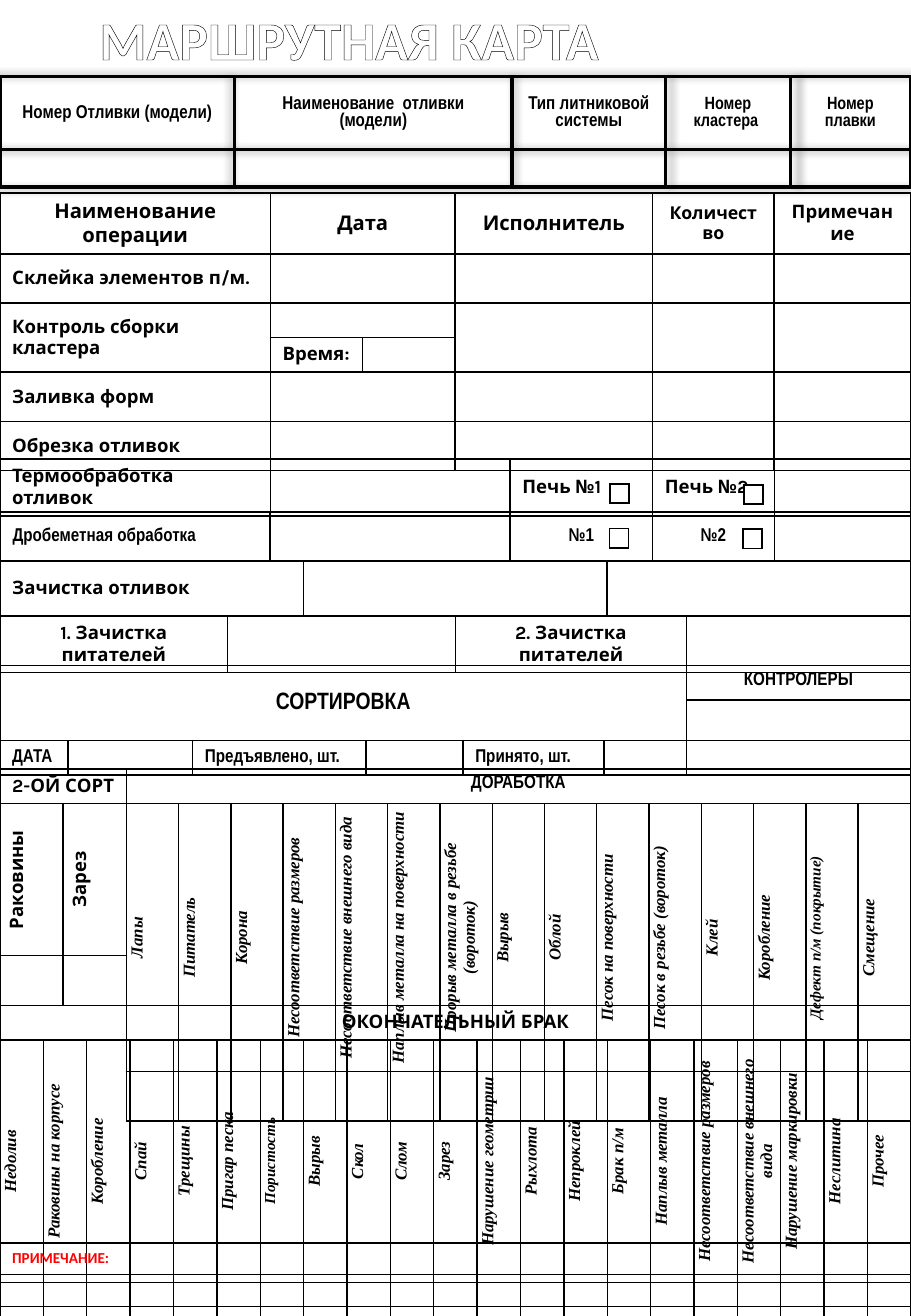
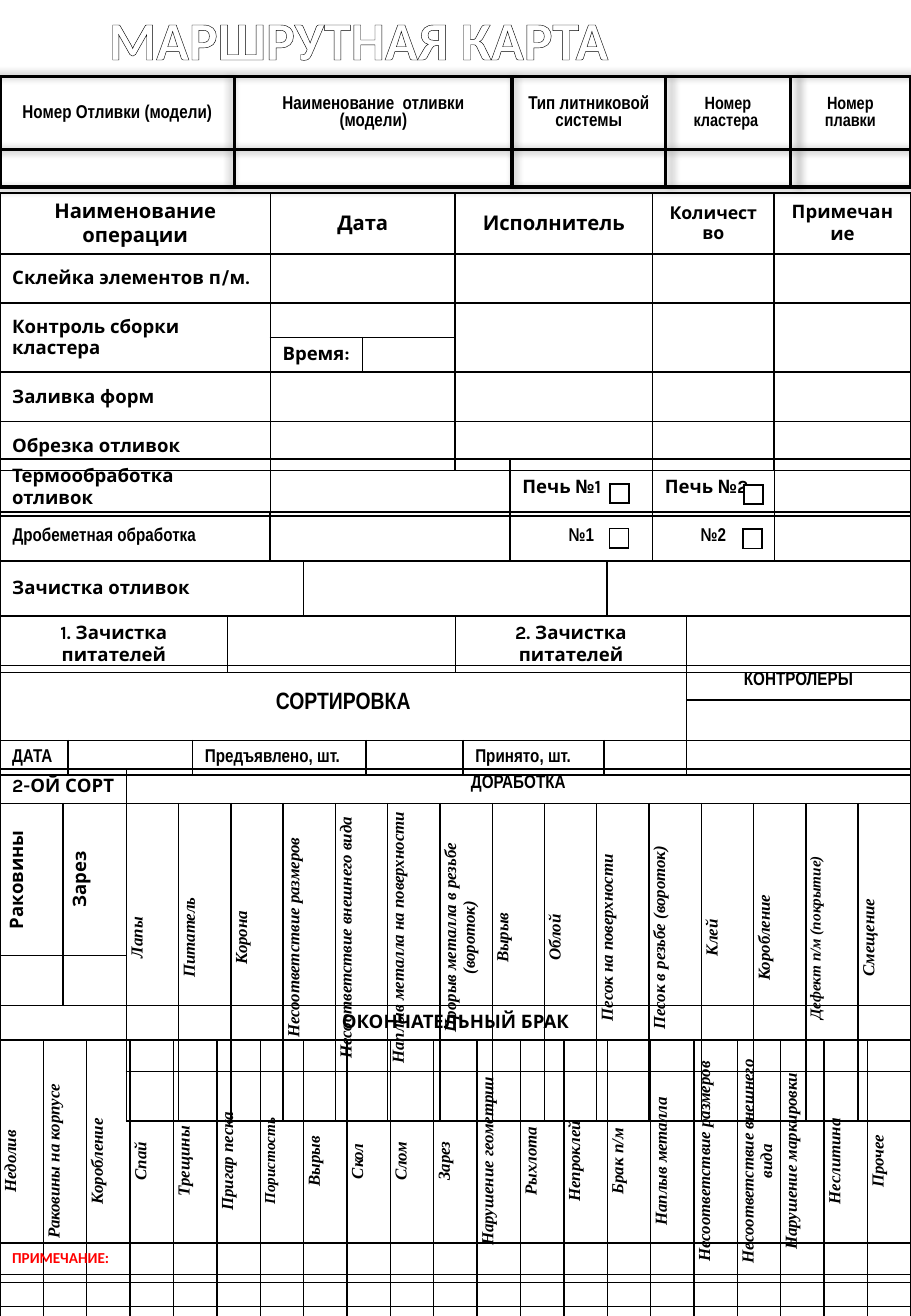
Before and after one commit to fedotrick/Generate_mk_number, a slide deck: slide 1 of ШАБЛОН.pptx. Drawn at 911x1316 pixels with LibreOffice and Linux fonts; fonts in the diff are those of the drawing. Boxes give left, top, right and bottom in pixels: in the first picture for what was removed or moved away, otherwise in the second. Text is boxed around its words. In the diff, an @@ line names an element or a change of style, - is before the commit and + after.

```diff
--- a/ШАБЛОН.pptx
+++ b/ШАБЛОН.pptx
@@ text "МАРШРУТНАЯ КАРТА": place and size @@
-text "МАРШРУТНАЯ КАРТА" at [99, 24, 598, 61]
+text "МАРШРУТНАЯ КАРТА" at [109, 24, 608, 61]
```
Also in this commit, not shown: 1 other file.
